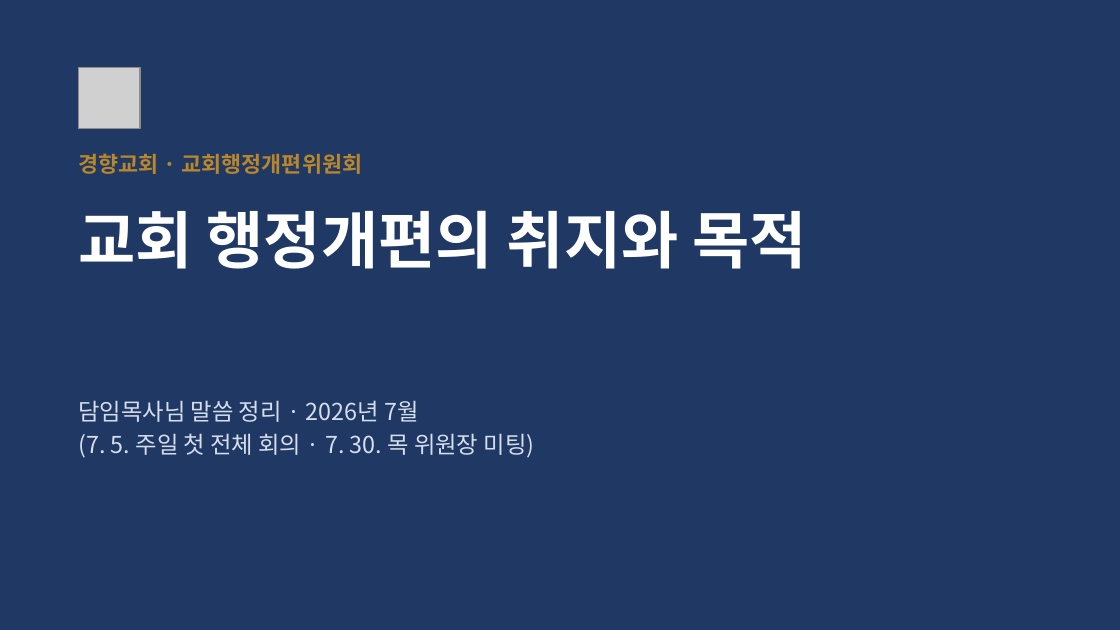
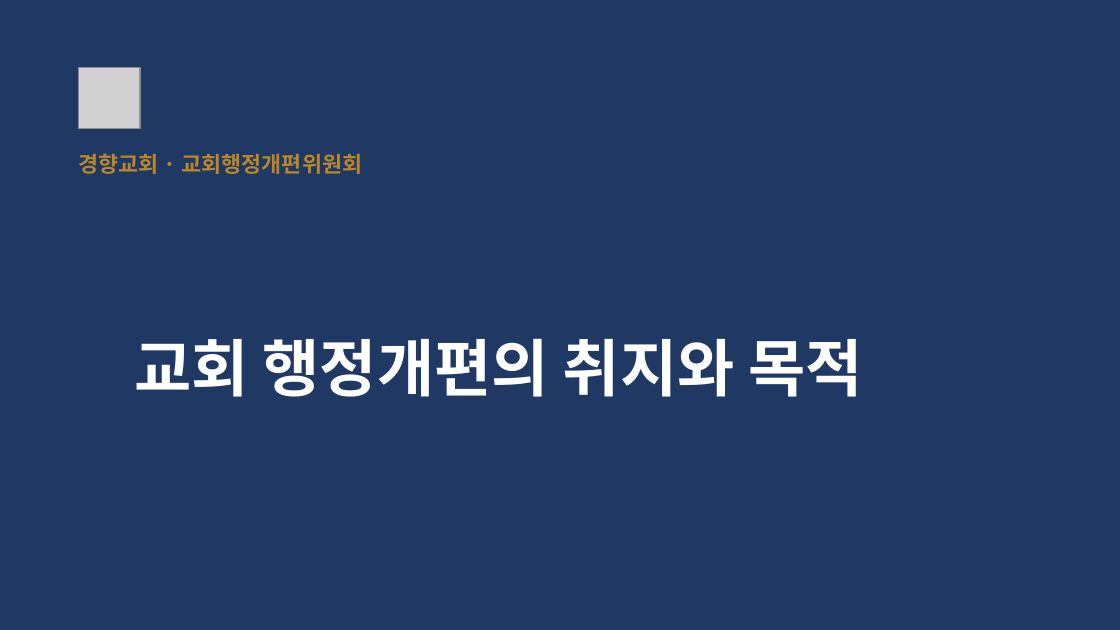
Before and after one commit to kgsdoing21-lab/-, a slide deck: slide 1 of 교회행정개편_취지와목적.pptx. Drawn at 1120x630 pixels with LibreOffice and Linux fonts; fonts in the diff are those of the drawing; grey boxes stand for pictures. Boxes give left, top, right and bottom in pixels: in the first picture for what was removed or moved away, otherwise in the second. Text is boxed around its words. In the diff, an @@ line names an element or a change of style, - is before the commit and + after.

```diff
--- a/교회행정개편_취지와목적.pptx
+++ b/교회행정개편_취지와목적.pptx
@@ title "교회 행정개편의 취지와 목적" moved from (x1=78, y1=210, x2=806, y2=269) to (x1=134, y1=338, x2=862, y2=397) @@
@@ text removed at (x1=78, y1=400, x2=535, y2=458) @@
-담임목사님 말씀 정리 · 2026년 7월
-(7. 5. 주일 첫 전체 회의 · 7. 30. 목 위원장 미팅)
```
Also in this commit, not shown: 5 other slides changed, 2 slides added.
